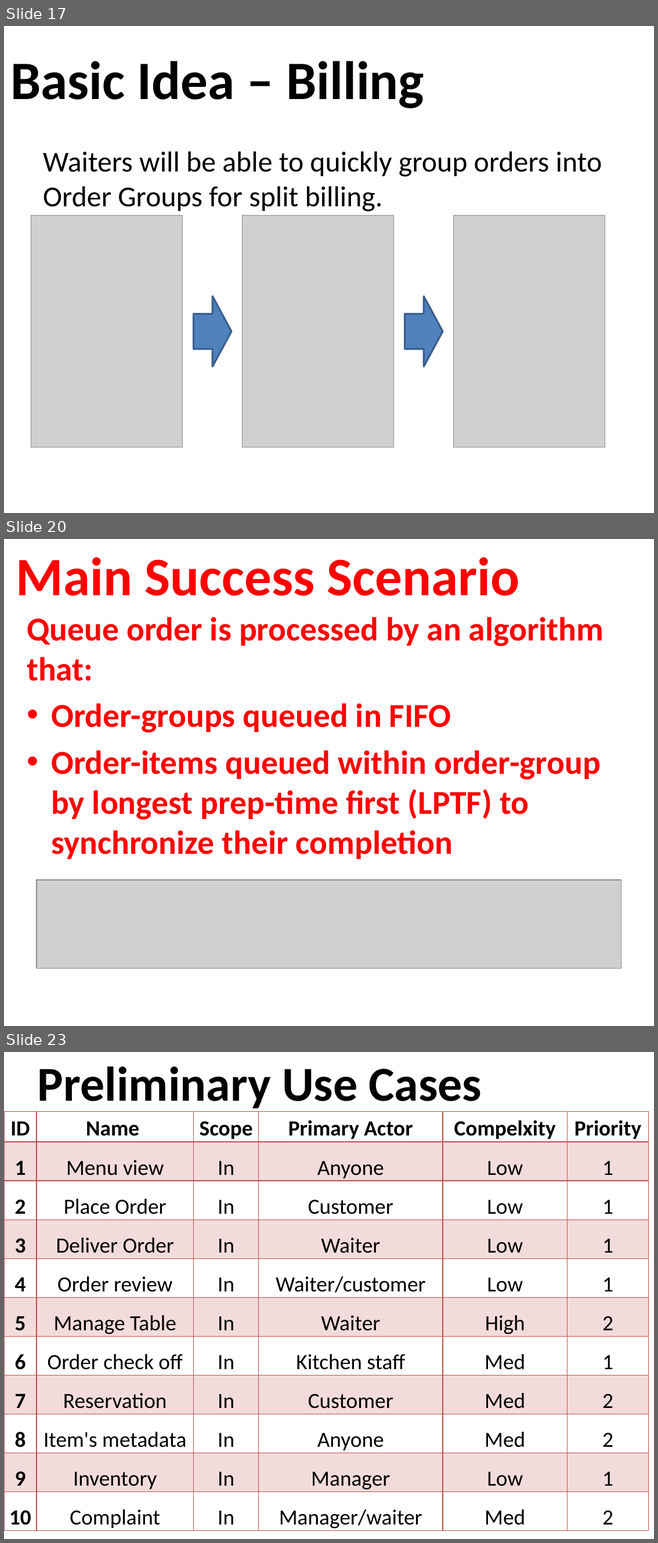
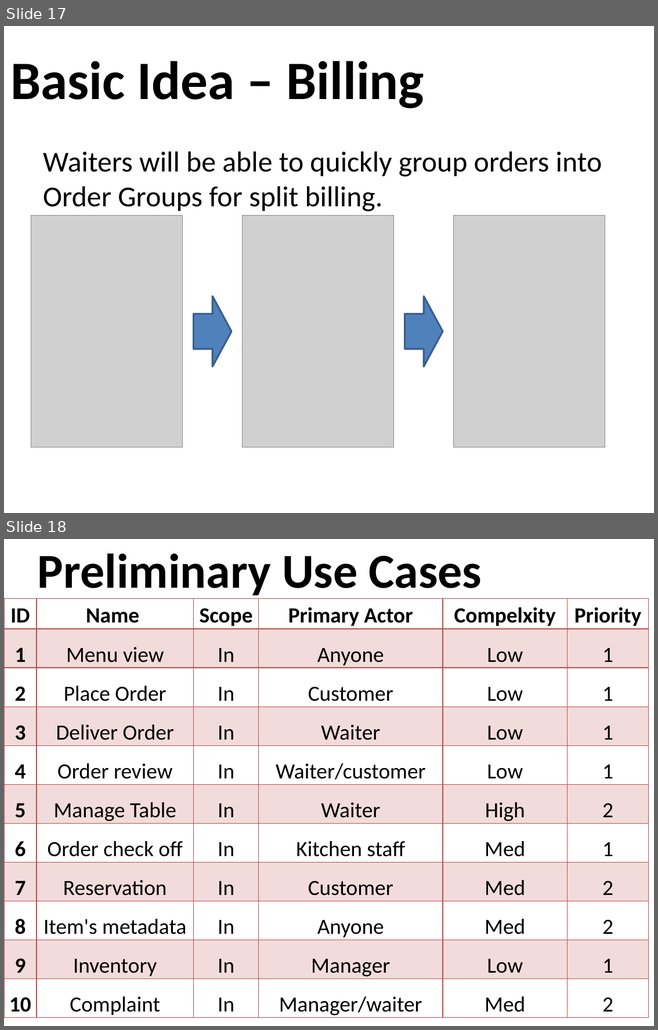
Before and after one commit to osmihi/Capstone, a slide deck: Project Documents/Group3_Presentation1_Capstone.pptx. Shown one above the other, each under a label of ours: slides 17, 20 and 23 before the commit, slides 17 and 18 after it; the slides between them are not shown. The pictures are 658x1543 and 658x1030 pixels, drawn with LibreOffice and Linux fonts; fonts in the diff are those of the drawing; grey boxes stand for pictures; background and template pictures are left out. Boxes give left, top, right and bottom in pixels: in the first picture for what was removed or moved away, otherwise in the second. Text is boxed around its words. In the diff, an @@ line names an element or a change of style, - is before the commit and + after.

Commit message:
Removed Main Success Scenario Slides
These were replaced by the Basic Idea Slides

```diff
--- a/Project Documents/Group3_Presentation1_Capstone.pptx
+++ b/Project Documents/Group3_Presentation1_Capstone.pptx
@@ slide 20 removed at (4,539,654,1026), background picture (left out) @@
@@ title removed at (16,557,520,596) @@
-Main Success Scenario
@@ text removed at (27,617,603,859) @@
-Queue order is processed by an algorithm that:
-• Order-groups queued in FIFO
-• Order-items queued within order-group by longest prep-time first (LPTF) to synchronize their completion
@@ picture removed at (36,880,621,969) @@
@@ what was slide 23 is now slide 18 @@
```
Also in this commit, not shown: 4 other slides removed.
